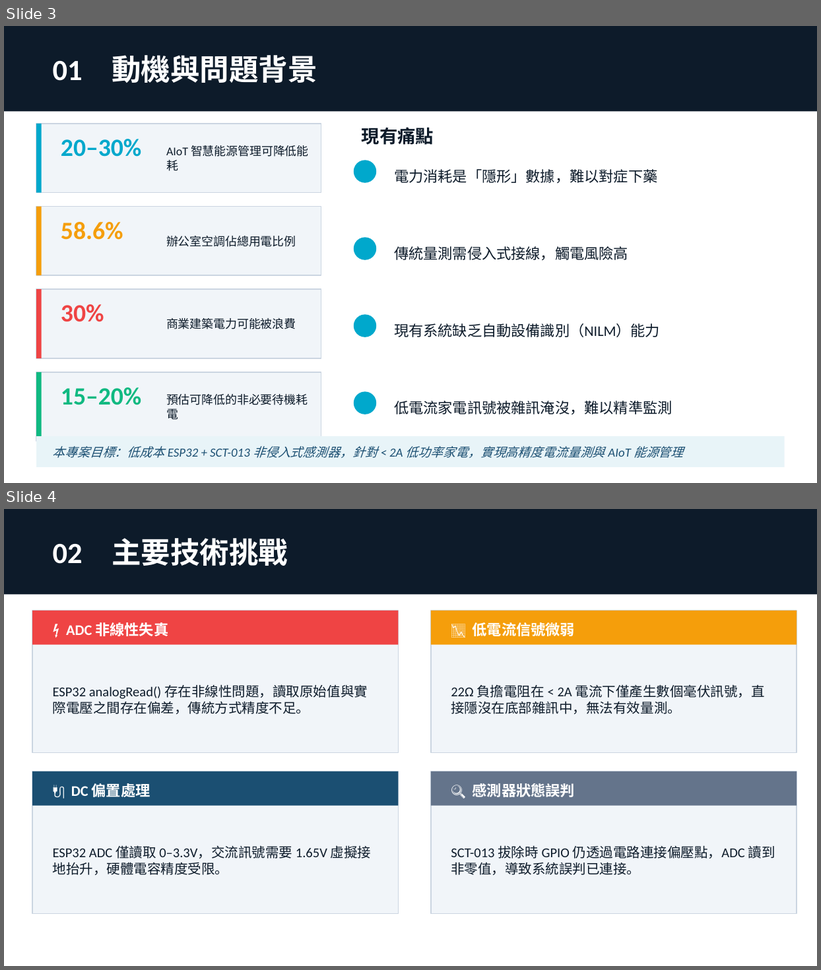
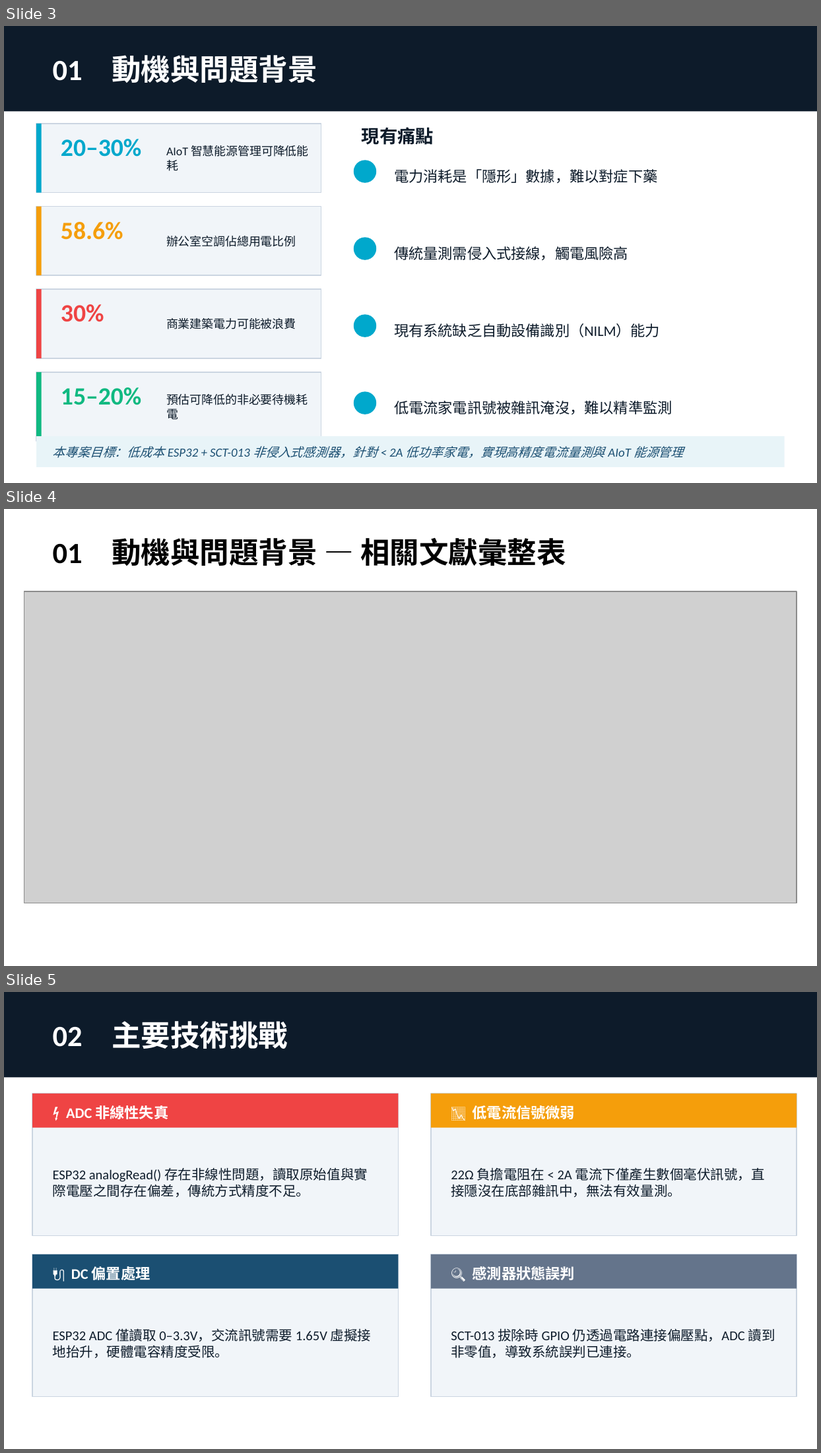
Before and after one commit to andy19588/aiot-final-project, a slide deck: ESP32_電流偵測系統_報告.pptx. Shown one above the other, each under a label of ours: slides 3 and 4 before the commit, slides 3, 4 and 5 after it. The pictures are 821x970 and 821x1453 pixels, drawn with LibreOffice and Linux fonts; fonts in the diff are those of the drawing; grey boxes stand for pictures. Boxes give left, top, right and bottom in pixels: in the first picture for what was removed or moved away, otherwise in the second. Text is boxed around its words. In the diff, an @@ line names an element or a change of style, - is before the commit and + after.

```diff
--- a/ESP32_電流偵測系統_報告.pptx
+++ b/ESP32_電流偵測系統_報告.pptx
@@ slide 4 added at (4,509,817,966), background #FFFFFF @@
@@ text added at (53,538,566,566), 26 pt, text #000000, bold @@
+01 動機與問題背景 — 相關文獻彙整表
@@ picture added at (24,592,797,904) @@
@@ what was slide 4 is now slide 5 @@
```
Also in this commit, not shown: 1 other slide added.
